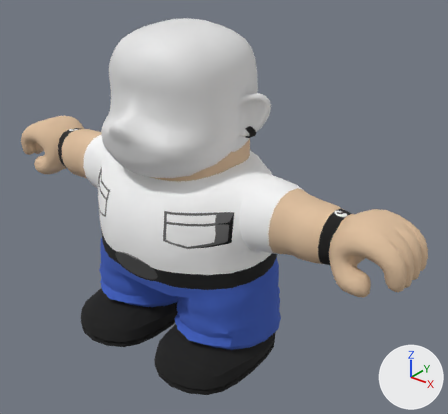
A saved change to the Blender file Blender/Chars/judson2.blend.
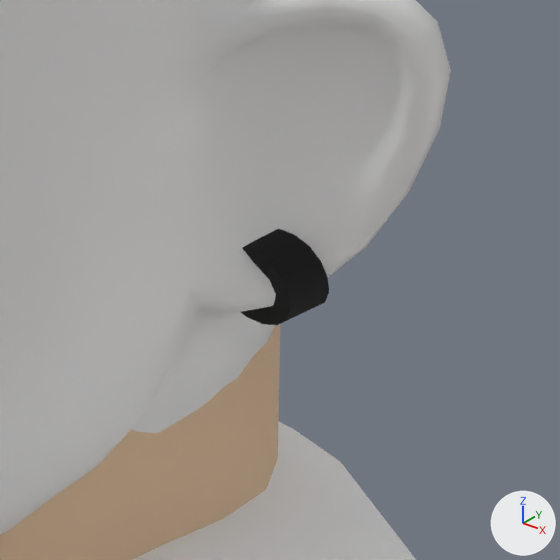
Old and new are each drawn whole from a camera (50 mm lens) standing at (1.191, -1.302, 1.284) and looking at (0.124, 0.031, 0.458) and again close up on the part from 48% to 64% of the width and 24% to 41% of the height. Every picture has the same lights, and +X, +Y and +Z are marked at lower right. The last two pictures show the newer version.

In view in the first close-up: 'Body', 'Earrings', 'Head'.
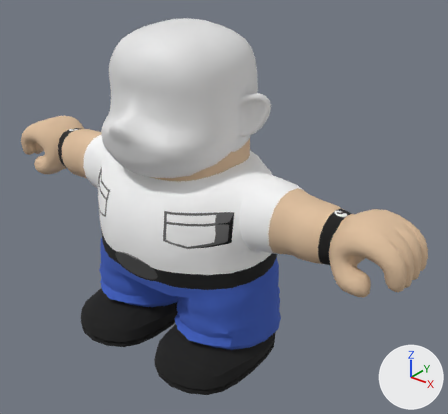
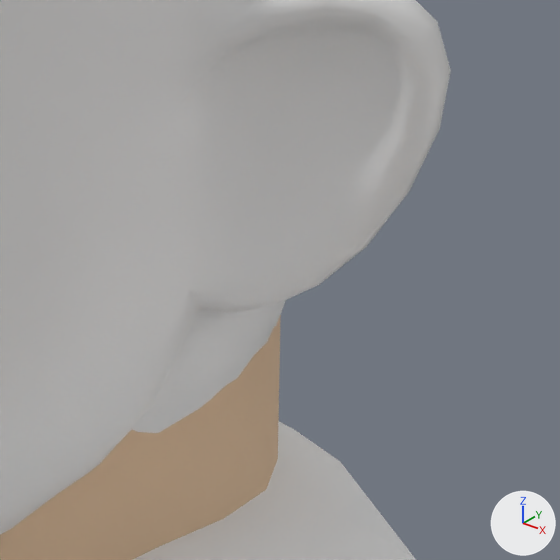
The change in detail:
Object 'Earrings' (ob_earrings) is deleted.

Boxes (x1, y1, x2, y2) around the edits, measured in the close-ups (560 x 560 px):
'Earrings', deleted
    before: (241, 229, 329, 325)
